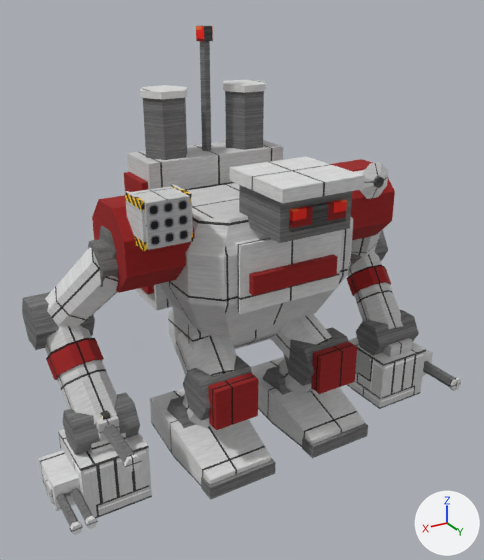
The glTF model art/models/baboon.glb: old version first, new version second.
Camera for both pictures: a 50 mm lens placed at (71.7, 115.2, 96.2), pointed at (2.4, -0.4, 38.4). Lighting does not change. The marker at lower right points along +X, +Y and +Z. The first picture is the older version. Where no turn or scale is listed for an object, it has been applied to the vertices.

Script lines for the objects in view, before the commit:
```python
ob_barrel_001 = bpy.data.objects.new('barrel.001', me_barrel_001)
ob_barrel_001.location = (47.5, 5.0, 6.5)
ob_barrel_002 = bpy.data.objects.new('barrel.002', me_barrel_002)
ob_barrel_002.location = (47.5, 5.0, 6.5)
ob_brace = bpy.data.objects.new('brace', me_brace)
ob_brace.location = (47.5, 5.0, 6.5)
ob_knee_pad = bpy.data.objects.new('knee_pad', me_knee_pad)
ob_knee_pad.location = (0.0, 0.0, 0.0)
ob_muzzle_001 = bpy.data.objects.new('muzzle.001', me_muzzle_001)
ob_muzzle_001.location = (47.5, 5.0, 6.5)
ob_muzzle_002 = bpy.data.objects.new('muzzle.002', me_muzzle_002)
ob_muzzle_002.location = (47.5, 5.0, 6.5)
ob_receiver_001 = bpy.data.objects.new('receiver.001', me_receiver_001)
ob_receiver_001.location = (47.5, 5.0, 6.5)
ob_repeater_mount = bpy.data.objects.new('repeater_mount', me_repeater_mount)
ob_repeater_mount.location = (0.0, 0.0, 0.0)
ob_repeater_mount_001 = bpy.data.objects.new('repeater_mount.001', me_repeater_mount_001)
ob_repeater_mount_001.location = (0.0, 0.0, 0.0)
# also in view: 'flare_pod.001' at (10.0, -20.0, 69.0); 'foot' at (-13.0, 2.0, 4.2); 'rack.001' at (0.0, -20.0, 46.0); 'pelvis' at (0.0, -4.0, 27.0); 'knee_pad.001' at (13.0, 14.0, 19.0)
```
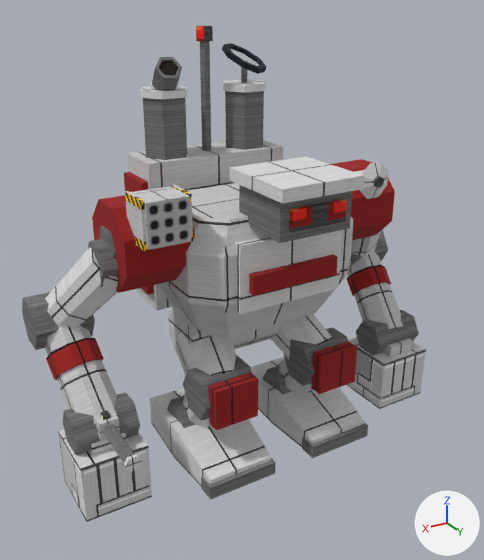
Not visible in the pictures: 'brace'.

Changed parts and their boxes [x1, y1, x2, y2] in the pictures (484 x 560 px):
'repeater_mount.001', deleted
    before: [39, 450, 80, 511]
'barrel', moved
    before: [423, 361, 455, 387]
    after: [103, 424, 135, 463]
'emitter_barrel', added
    after: [152, 57, 182, 91]
'shroud_ring', added
    after: [222, 43, 267, 74]
'muzzle', moved
    before: [449, 378, 461, 391]
    after: [123, 454, 142, 472]
'barrel.002', deleted
    before: [56, 493, 79, 526]
'barrel.001', deleted
    before: [70, 488, 93, 520]
'emitter_lens', added
    after: [160, 61, 177, 75]
'receiver.001', deleted
    before: [43, 474, 54, 504]
'muzzle.002', deleted
    before: [70, 521, 83, 535]
'muzzle.001', deleted
    before: [85, 515, 98, 529]
'repeater_mount', deleted (mostly hidden)
    before: [415, 343, 433, 376]
'shroud_post', added
    after: [241, 61, 248, 83]
'emitter_collar', added
    after: [150, 82, 178, 89]

Edits to the bpy script that builds the scene:
```text
Add img_spark:
    img_spark = load_image('spark', '_unpacked/spark', 64, 64, 'sRGB')
Add img_heat:
    img_heat = load_image('heat', '_unpacked/heat', 64, 64, 'sRGB')
Add mat_amber_spark:
    mat_amber_spark = principled_material('amber.spark')
    mat_amber_spark.texture = img_spark
    mat_amber_spark.roughness = 0.9
Add mat_amber_heat:
    mat_amber_heat = principled_material('amber.heat')
    mat_amber_heat.texture = img_heat
    mat_amber_heat.roughness = 0.9
Add me_shroud_ring:
    me_shroud_ring.from_pydata(...)  # 32 vertices, 48 faces; spans x -15.22..-4.78, y -24.92..-15.08, z 79.51..85.49
    me_shroud_ring.materials.append(mat_amber_spark)  # picture img_spark
Add me_shroud_post:
    me_shroud_post.from_pydata(...)  # a 6-sided cylinder along z spanning x -10.8..-9.2, y -20.69..-19.31, z 77.3..81.9
    me_shroud_post.materials.append(mat_steel_dark)  # picture img_dark
Add me_emitter_lens:
    me_emitter_lens.from_pydata(...)  # 6 vertices, 4 faces; spans x 9.3..13.24, y -15.85..-13.54, z 80.21..83.36
    me_emitter_lens.materials.append(mat_amber_heat)  # picture img_heat
Add me_emitter_collar:
    me_emitter_collar.from_pydata(...)  # a 6-sided cylinder along z spanning x 6.8..13.2, y -22.77..-17.23, z 77.4..78.4
    me_emitter_collar.materials.append(mat_steel_plate)  # picture img_plate
Add me_emitter_barrel:
    me_emitter_barrel.from_pydata(...)  # 24 vertices, 36 faces; spans x 7.28..14.09, y -21.8..-12.51, z 75.51..83.99
    me_emitter_barrel.materials.append(mat_steel_dark)  # picture img_dark
Change ob_barrel:
    ob_barrel.location: (-47.5, 5.0, 6.5) -> (38.0, 6.0, 18.0)
Change ob_muzzle:
    ob_muzzle.location: (-47.5, 5.0, 6.5) -> (38.0, 6.0, 18.0)
Remove ob_repeater_mount:
    ob_repeater_mount = bpy.data.objects.new('repeater_mount', me_repeater_mount)
    ob_repeater_mount.location = (0.0, 0.0, 0.0)
Remove ob_barrel_001:
    ob_barrel_001 = bpy.data.objects.new('barrel.001', me_barrel_001)
    ob_barrel_001.location = (47.5, 5.0, 6.5)
Remove ob_barrel_002:
    ob_barrel_002 = bpy.data.objects.new('barrel.002', me_barrel_002)
    ob_barrel_002.location = (47.5, 5.0, 6.5)
Remove ob_brace:
    ob_brace = bpy.data.objects.new('brace', me_brace)
    ob_brace.location = (47.5, 5.0, 6.5)
Remove ob_muzzle_001:
    ob_muzzle_001 = bpy.data.objects.new('muzzle.001', me_muzzle_001)
    ob_muzzle_001.location = (47.5, 5.0, 6.5)
Remove ob_muzzle_002:
    ob_muzzle_002 = bpy.data.objects.new('muzzle.002', me_muzzle_002)
    ob_muzzle_002.location = (47.5, 5.0, 6.5)
Remove ob_receiver_001:
    ob_receiver_001 = bpy.data.objects.new('receiver.001', me_receiver_001)
    ob_receiver_001.location = (47.5, 5.0, 6.5)
Remove ob_repeater_mount_001:
    ob_repeater_mount_001 = bpy.data.objects.new('repeater_mount.001', me_repeater_mount_001)
    ob_repeater_mount_001.location = (0.0, 0.0, 0.0)
Add ob_shroud_ring:
    ob_shroud_ring = bpy.data.objects.new('shroud_ring', me_shroud_ring)
    ob_shroud_ring.location = (0.0, 0.0, 0.0)
Add ob_shroud_post:
    ob_shroud_post = bpy.data.objects.new('shroud_post', me_shroud_post)
    ob_shroud_post.location = (0.0, 0.0, 0.0)
Add ob_emitter_lens:
    ob_emitter_lens = bpy.data.objects.new('emitter_lens', me_emitter_lens)
    ob_emitter_lens.location = (0.0, 0.0, 0.0)
Add ob_emitter_collar:
    ob_emitter_collar = bpy.data.objects.new('emitter_collar', me_emitter_collar)
    ob_emitter_collar.location = (0.0, 0.0, 0.0)
Add ob_emitter_barrel:
    ob_emitter_barrel = bpy.data.objects.new('emitter_barrel', me_emitter_barrel)
    ob_emitter_barrel.location = (0.0, 0.0, 0.0)
```
